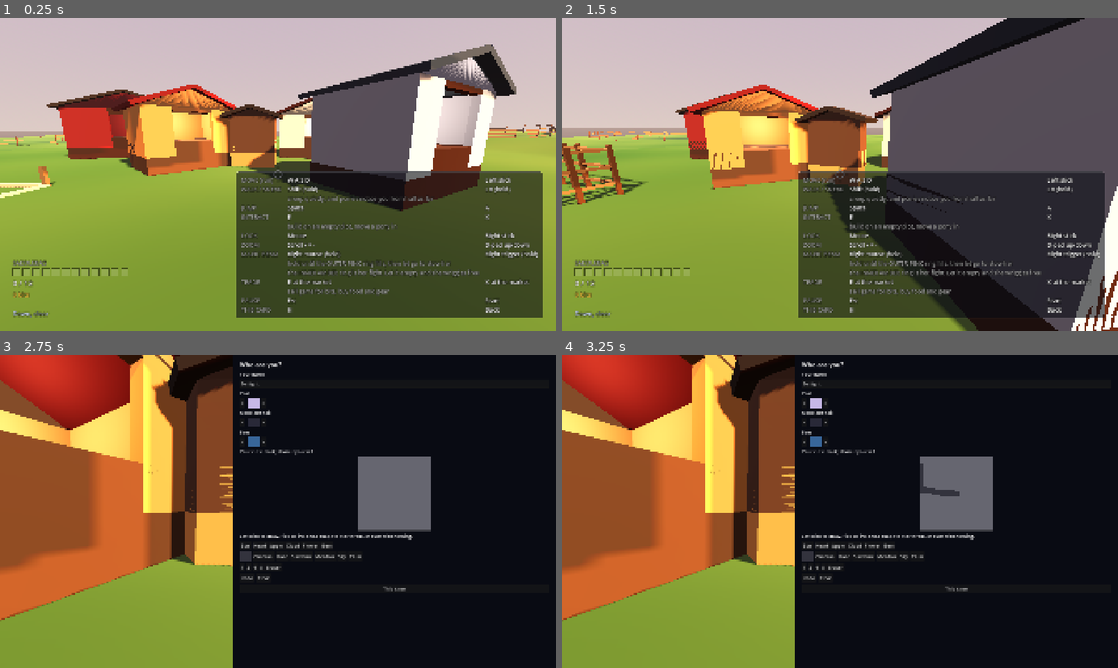
Above: before the commit, frames 1-4 (two rows, left to right).
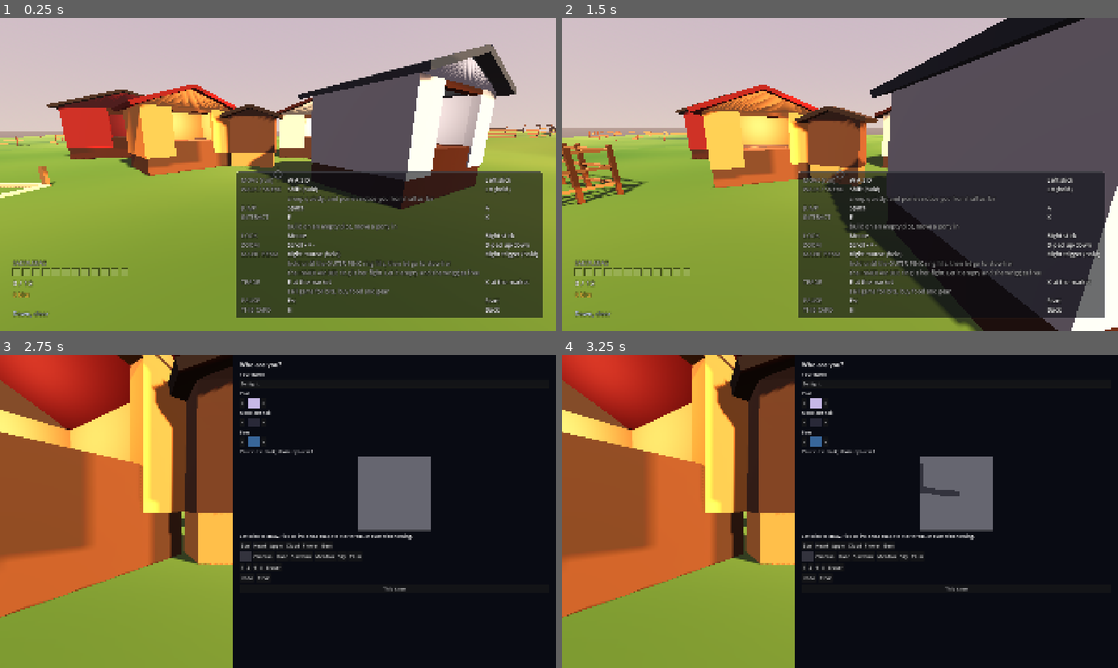
Above: after the commit, the same moments.

Repository: 9je/filly-rancher
Game: Godot game, scene res://world/ranch.tscn
Same seed, same stepped clock (60 frames per second), same inputs: the game is played once before the commit and once after it.
Inputs (mouse positions are in pixels of both pictures, inside the frame that each line leads up to):
- Up to frame 1 (0.25 s): no input
- Up to frame 2 (1.5 s): tap Enter (ui_accept) at 0.5 s; move the mouse to (867, 174) at 0.52 s; hold W (move_forward) from 0.53 s (still down); tap E (interact) at 0.6 s; click (867, 174) at 0.67 s; tap Space (jump) at 0.77 s; tap H (toggle_hints) at 0.8, 1.35 s; move the mouse to (812, 174) at 1.27 s
- Up to frame 3 (2.75 s): keep holding W (move_forward); tap Space (jump) at 1.52 s; tap E (interact) at 1.55 s; move the mouse to (289, 505) at 2.02 s; right-click (289, 505) at 2.1 s; tap H (toggle_hints) at 2.3 s
- Up to frame 4 (3.25 s): release W (move_forward) at 2.75 s; tap Enter (ui_accept) at 2.75 s; drag from (956, 492) to (673, 464) at 2.77 s

The runs differ from the first frame. In frame 1, 0.3% of the frame differs, in the area x 12-87%, y 37-62%; in frame 2, 0.8%; in frame 3, 1.7%, in the area x 0-42%, y 24-86%; in frame 4, 1.7%.

Commit message:
fix: the wall stands proud of its own skirt, and the doorway gets a way down
Ruling 22, round 1 of the Task 3 review. Two things the plinth fix did not
account for.

BLOCKING: the plinth's outer face and the wall standing on it were exactly
coplanar over y in [0, FLOOR_TOP] -- Floor spans the whole width by depth
footprint, the same one WallLeft/WallRight/WallBack are built flush against,
so two opaque faces of different materials fought for the same pixels the
whole height of the step. That is the striping in the controller's own
02_player_eye_at_spawn.png and 05_scale_at_the_barn.png. PLINTH_INSET (0.06 m)
pulls the plinth's own outer face back behind the wall plane on every side, so
the wall stands proud of the skirt beneath it instead of continuing its face
straight down. test_the_plinth_sits_inset_behind_every_wall_plane pins it: the
plinth's own size must sit strictly inside width and depth, not merely close.
Re-rendered both flagged shots (xvfb-run, --screenshot-dir, same command
docs/pipeline.md gives for the exported build's check) and confirmed the
striping is gone from both; the same base that was a field of vertical yellow
dashes now reads as a flat plinth colour.

FOLDED: Floor is one solid slab across the whole footprint regardless of the
door gap in the wall layer above it, so raising it to FLOOR_TOP turned every
doorway into a sheer, unmarked step -- reviewer-measured 1.4 m at the Palace to
about 1.8 m at the flat buildings, with nothing on screen suggesting there was
a way up. DoorApron is a single leaning box, built the same way (a rotated
BoxMesh, not hand-wound triangles) and through the same _slab() the roof
already leans on -- _slab() grows a `pitch` parameter (rotation about X)
alongside its existing `roll` (rotation about Z) for it. It climbs
DOOR_APRON_RUN (clamped to the building's own depth) from the doorway at local
y = 0 to floor_top_y()'s FLOOR_TOP, exactly door_width wide.
test_the_door_gets_an_apron_down_from_the_interior_floor undoes the rotation
to check the recovered rise actually reaches FLOOR_TOP and the recovered slope
reads as a ramp (10 to 60 degrees) rather than a ladder or a floor.

Corrected raise figures for the record: buildings on flat ground rose 1.00 m
at the origin from before this task (Barn, Farmhouse, Market, Board, Depot all
measure pos.y 0.95 against roughly -0.05 before); the Palace, seated against
its own worst corner rather than the flat spot the old single point sample
found, rose 0.37 m (1.654 to 2.02). Neither figure changed in this round --
both are a consequence of SKIRT_DEPTH interacting with Props.seat(), reported
in task-3-report.md's first pass with the wrong order of magnitude.

Co-Authored-By: Claude Fable 5 <noreply@anthropic.com>

Diff:
--- a/game/test/test_building_base.gd
+++ b/game/test/test_building_base.gd
@@ -46,6 +46,61 @@
 		0.0001, "and the bottom is SKIRT_DEPTH below it")
 
 
+## THE STRIPING FROM THE 2026-08-31 REVIEW (Ruling 22, round 1): the plinth's outer face
+## and the wall standing on it were exactly coplanar over y in [0, FLOOR_TOP], which is two
+## opaque faces fighting for the same pixels the whole height of the step. The plinth must
+## sit strictly behind the wall plane on every side, not just close to it, or a future edit
+## that shaves PLINTH_INSET back toward zero could reintroduce the exact same flicker
+## without a single test noticing.
+func test_the_plinth_sits_inset_behind_every_wall_plane() -> void:
+	var b: Building = BuildingScript.new()
+	b.width = 6.0
+	b.depth = 4.0
+	add_child_autofree(b)
+	b.build()
+	var floor_node := b.get_node_or_null(^"Floor") as MeshInstance3D
+	var box: BoxMesh = floor_node.mesh
+	assert_gt(BuildingScript.PLINTH_INSET, 0.0, "there is a real inset, not a zero one")
+	assert_lt(box.size.x, b.width, "the plinth's outer face on x sits strictly inside the "
+		+ "wall plane -- flush is what striped")
+	assert_lt(box.size.z, b.depth, "the plinth's outer face on z sits strictly inside the "
+		+ "wall plane -- flush is what striped")
+	assert_almost_eq(box.size.x, b.width - BuildingScript.PLINTH_INSET * 2.0, 0.0001,
+		"the inset is exactly PLINTH_INSET on both x faces")
+	assert_almost_eq(box.size.z, b.depth - BuildingScript.PLINTH_INSET * 2.0, 0.0001,
+		"the inset is exactly PLINTH_INSET on both z faces")
+
+
+## THE FOLDED FIX FROM THE SAME REVIEW (Ruling 22): the plinth is one solid slab across the
+## whole footprint, door gap or not, so raising it to FLOOR_TOP turned every doorway into a
+## sheer, unmarked step. A leaning box, built the same way the roof already is, standing in
+## for a ramp -- and a slope test is the only way "it exists" and "it is a ladder, not a
+## ramp" stay two different failures.
+func test_the_door_gets_an_apron_down_from_the_interior_floor() -> void:
+	var b: Building = BuildingScript.new()
+	b.width = 6.0
+	b.depth = 4.0
+	b.door_width = 2.8
+	add_child_autofree(b)
+	b.build()
+	var apron := b.get_node_or_null(^"DoorApron") as MeshInstance3D
+	assert_not_null(apron, "every doorway gets a way down from the interior floor")
+	var box: BoxMesh = apron.mesh
+	assert_almost_eq(box.size.x, b.door_width, 0.0001, "the apron is exactly door_width wide")
+	# Undo the rotation to recover the apron's own rise and run: box.size.z is the
+	# hypotenuse (the leaning box's long axis), so this is the same decomposition build()
+	# used to size it in the first place.
+	var rise: float = box.size.z * sin(apron.rotation.x)
+	var run: float = box.size.z * cos(apron.rotation.x)
+	assert_almost_eq(rise, BuildingScript.FLOOR_TOP, 0.01,
+		"the apron actually climbs the full height of the plinth's top, not partway")
+	assert_gt(run, 0.5, "a run this short reads as a ladder, not a ramp")
+	assert_lt(run, b.depth, "a run this long would poke out through the back wall")
+	var angle_deg: float = rad_to_deg(apron.rotation.x)
+	assert_gt(angle_deg, 10.0, "too shallow to read as a ramp rather than flat ground")
+	assert_lt(angle_deg, 60.0, "too steep to read as a ramp rather than a wall")
+
+
 ## EVERY BUILDING IN ranch.tscn, ON THE REAL TERRAIN, at the four corners of its own
 ## footprint and at its centre. This is the check that answers "does any other building
 ## show it", which no amount of staring at the Palace can.
--- a/game/world/building.gd
+++ b/game/world/building.gd
@@ -69,6 +69,38 @@
 ## the grass.
 const FLOOR_TOP := 0.85
 const SKIRT_DEPTH := 1.20
+
+## HOW FAR THE PLINTH'S OWN OUTER FACE SITS BACK FROM THE WALL PLANE ABOVE IT, ON EVERY
+## SIDE.
+##
+## THE BUG THIS CLOSES. Without an inset the Floor slab spans exactly `width` by `depth`,
+## the same footprint WallLeft/WallRight/WallBack are built flush against, so over
+## y in [0, FLOOR_TOP] the plinth's outer face and the wall's outer face are the SAME
+## PLANE: two opaque surfaces of different materials fighting for the same pixels the whole
+## height of the step, which is the striping the 2026-08-31 review's own screenshots showed
+## at the Palace's base and at the Barn's scale reference
+## (02_player_eye_at_spawn.png, 05_scale_at_the_barn.png) -- Ruling 22, round 1.
+##
+## A FEW CENTIMETRES OF REVEAL is what a real foundation looks like anyway: the wall stands
+## PROUD of the skirt beneath it rather than continuing its face straight down. Small enough
+## that no one mistakes it for a design change, big enough that the two faces are never
+## anywhere near coplanar.
+const PLINTH_INSET := 0.06
+
+## THE DOOR APRON: how far it runs, and how thick.
+##
+## THE BUG THIS CLOSES. Floor is one solid slab across the WHOLE footprint, door gap or
+## not -- the door only cuts a hole in the WALL layer, not in the plinth underneath it. Once
+## the plinth's own top rose to FLOOR_TOP, every doorway on the map came with a sheer,
+## unclimbable step in front of it and nothing to mark it as one: Ruling 22, round 1, folded
+## into this task. DOOR_APRON_RUN is the horizontal distance a single sloped box climbs
+## through, from local y = 0 at the doorway up to FLOOR_TOP one run's length further in
+## (see the apron block in build() for the box and its rotation); DOOR_APRON_THICKNESS is
+## how thick that box is, cosmetic rather than structural -- this is readability of the
+## threshold, not a physics walkway, and interactions elsewhere in the game are XZ-radius
+## and untouched by it.
+const DOOR_APRON_RUN := 1.4
+const DOOR_APRON_THICKNESS := 0.12
 
 ## HOW FAR PAST THE WORST CORNER ranch.gd SEATS A BUILDING, on top of Props.SINK_BIAS.
 ##
@@ -149,9 +181,12 @@
 	# --- plinth ------------------------------------------------------------------
 	# A boarded floor on a deep skirt rather than grass showing through the doorway,
 	# and deep enough that the terrain crosses its SIDE rather than its faces. See
-	# FLOOR_TOP and SKIRT_DEPTH for the measurement this is sized from.
+	# FLOOR_TOP and SKIRT_DEPTH for the measurement this is sized from. Inset by
+	# PLINTH_INSET on every side so its own outer face is never flush with the wall
+	# plane standing on top of it -- see PLINTH_INSET's own comment for the coplanar
+	# pair that made.
 	var plinth: float = FLOOR_TOP + SKIRT_DEPTH
-	_slab("Floor", Vector3(width, plinth, depth),
+	_slab("Floor", Vector3(width - PLINTH_INSET * 2.0, plinth, depth - PLINTH_INSET * 2.0),
 		Vector3(0.0, FLOOR_TOP - plinth * 0.5, 0.0), trim_mat)
 
 	# --- walls -------------------------------------------------------------------
@@ -174,6 +209,22 @@
 	if lintel > 0.001:
 		_slab("Lintel", Vector3(door_width, lintel, t),
 			Vector3(0.0, door_height + lintel * 0.5, front_z), trim_mat)
+
+	# --- door apron ------------------------------------------------------------------
+	# THE PLINTH'S OWN SOLID FACE, RIGHT WHERE THE DOOR GAP IS, WOULD OTHERWISE BE A
+	# SHEER STEP FROM LOCAL Y = 0 UP TO FLOOR_TOP with nothing marking it as a way up --
+	# see DOOR_APRON_RUN's own comment. A single leaning box, built the same way the roof
+	# above is (a rotated BoxMesh rather than hand-wound triangles), climbing from the
+	# doorway at y = 0 to FLOOR_TOP one DOOR_APRON_RUN further into the building. Clamped
+	# so it can never run out through the back wall of a shallow building.
+	if door_width > 0.001:
+		var apron_run: float = minf(DOOR_APRON_RUN, depth * 0.4)
+		var apron_rise := FLOOR_TOP
+		var apron_slope := sqrt(apron_run * apron_run + apron_rise * apron_rise)
+		var apron_angle := atan2(apron_rise, apron_run)
+		_slab("DoorApron", Vector3(door_width, DOOR_APRON_THICKNESS, apron_slope),
+			Vector3(0.0, apron_rise * 0.5, front_z - apron_run * 0.5), trim_mat, 0.0,
+			apron_angle)
 
 	# --- roof ---------------------------------------------------------------------
 	# Two slabs leaning against each other. Built as rotated BoxMeshes rather than as
@@ -303,9 +354,11 @@
 
 
 ## One box: a MeshInstance3D and a matching CollisionShape3D sharing a transform, so
-## what you see and what you bump into cannot drift apart.
+## what you see and what you bump into cannot drift apart. `roll` (rotation about Z) is
+## what the roof slabs lean on; `pitch` (rotation about X) is what the door apron leans
+## on -- see build()'s door apron block for the rotation this is derived from.
 func _slab(slab_name: String, size: Vector3, at: Vector3, mat: StandardMaterial3D,
-		roll := 0.0) -> void:
+		roll := 0.0, pitch := 0.0) -> void:
 	var box := BoxMesh.new()
 	box.size = size
 	box.material = mat
@@ -315,6 +368,7 @@
 	mesh_node.mesh = box
 	mesh_node.position = at
 	mesh_node.rotation.z = roll
+	mesh_node.rotation.x = pitch
 	add_child(mesh_node)
 
 	var shape := BoxShape3D.new()
@@ -324,4 +378,5 @@
 	col.shape = shape
 	col.position = at
 	col.rotation.z = roll
+	col.rotation.x = pitch
 	add_child(col)
